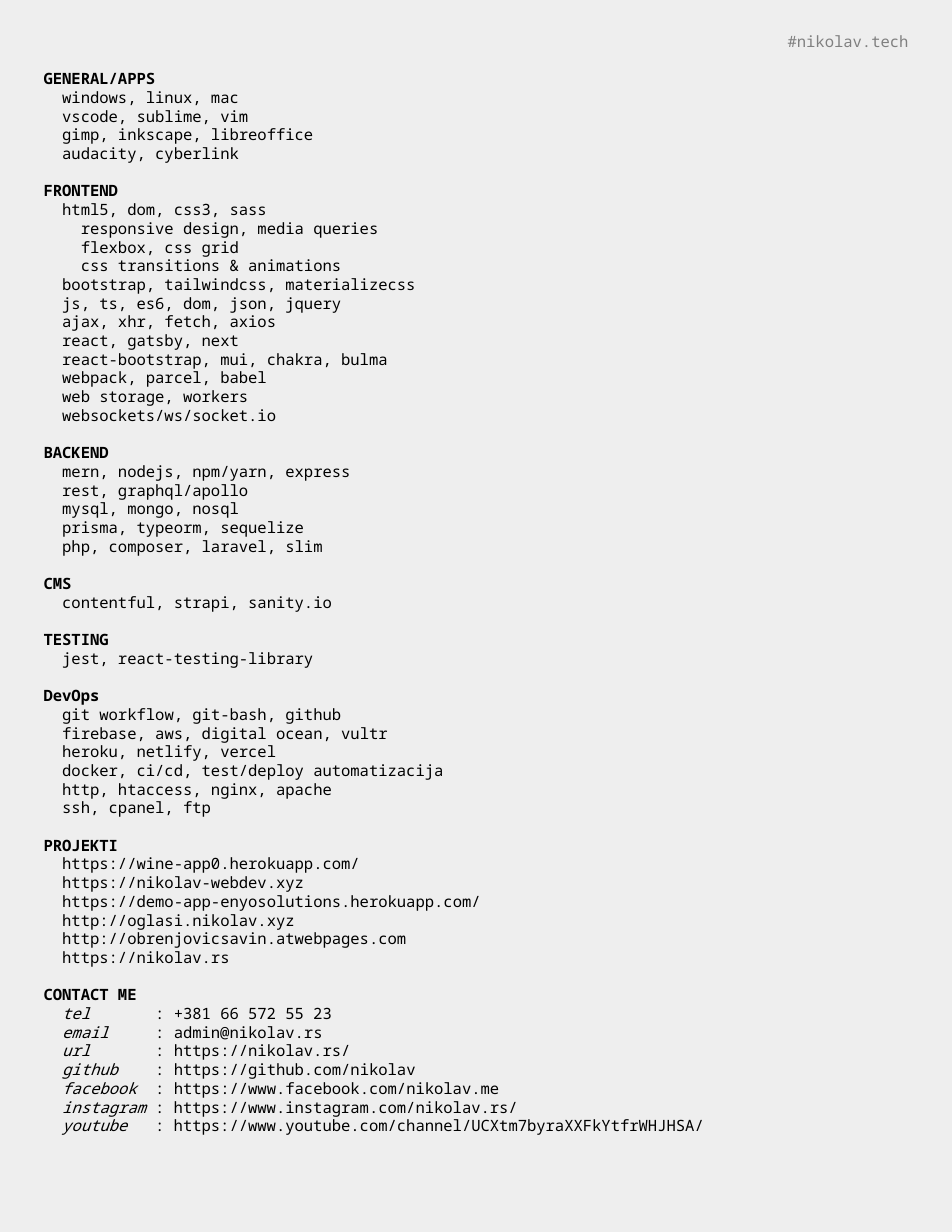
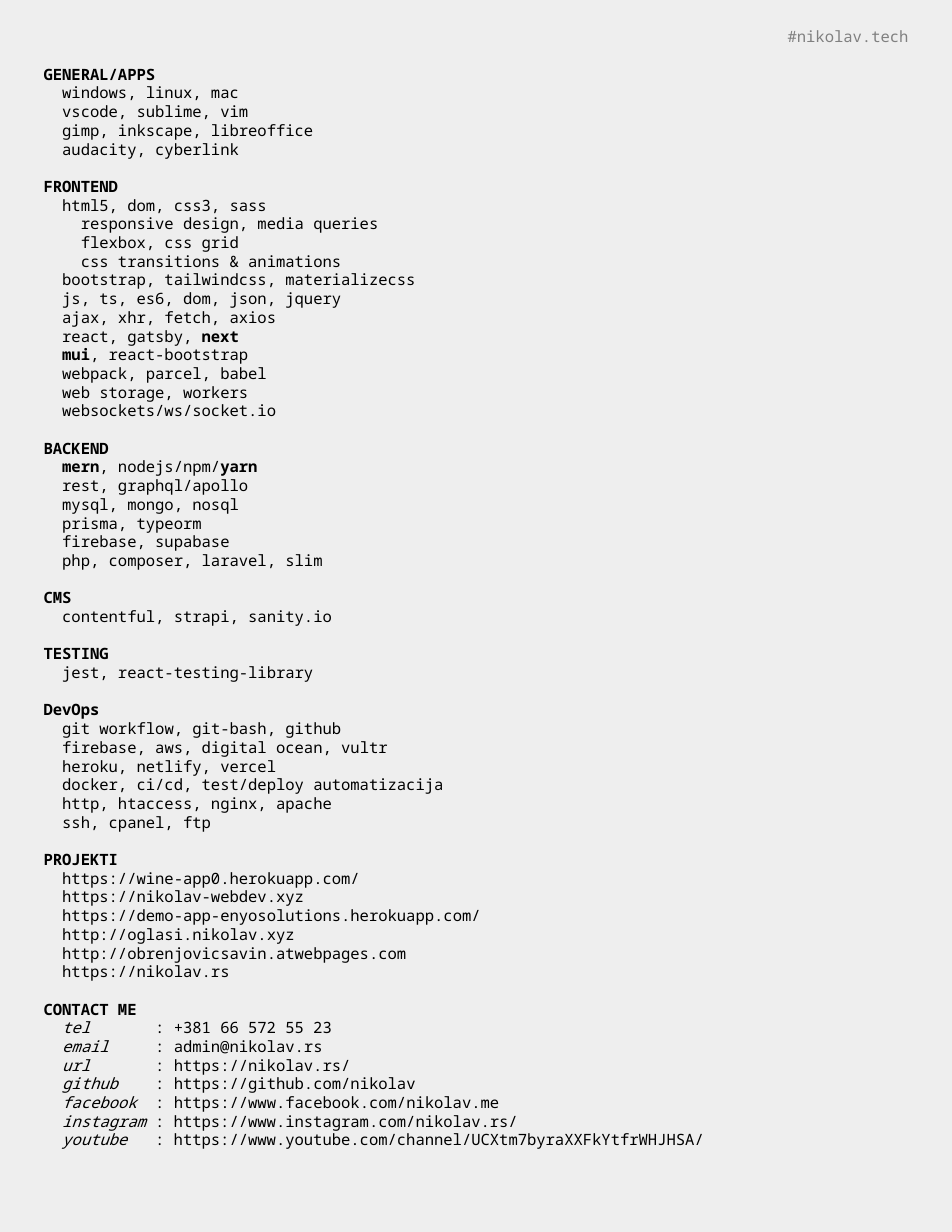
Before and after one commit to nikolav/nikolav.rs, a slide deck: slide 1 of etc/nikolav-tech.odp. Drawn at 952x1232 pixels with LibreOffice and Linux fonts; fonts in the diff are those of the drawing. Boxes give left, top, right and bottom in pixels: in the first picture for what was removed or moved away, otherwise in the second. Text is boxed around its words. In the diff, an @@ line names an element or a change of style, - is before the commit and + after.

```diff
--- a/etc/nikolav-tech.odp
+++ b/etc/nikolav-tech.odp
@@ text at (x1=62, y1=348, x2=249, y2=364): text changed @@
-react-bootstrap, mui, chakra, bulma
+mui, react-bootstrap
@@ text at (x1=62, y1=330, x2=239, y2=346): bold on in "next" @@
@@ text at (x1=62, y1=460, x2=258, y2=476): text changed @@
-mern, nodejs, npm/yarn, express
+mern, nodejs/npm/yarn
@@ text at (x1=62, y1=517, x2=229, y2=551): text changed @@
-prisma, typeorm, sequelize
+prisma, typeorm
+firebase, supabase
```
Also in this commit, not shown: 3 other files.
